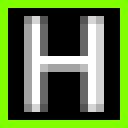
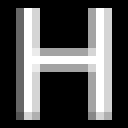
Layered file, before and after one edit (128x128). Changes by layer:
added layer "H" (1st of 2) above "H" over [16, 8, 112, 120]
hid "H" (2nd of 2) over [24, 16, 104, 112]
hid "Rectangle 1" over [0, 0, 128, 128]
